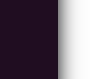
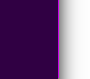
Revision of a layered 90x79 image; what changed, layer by layer:
added group "purple" with 2 layers above "dark purple" over (0, 0, 59, 79)
renamed "sidebar" to "morado", moved it into group "purple", painted on it over (0, 0, 58, 79)
added layer "edge" in group "purple" over (1, 0, 59, 78)
